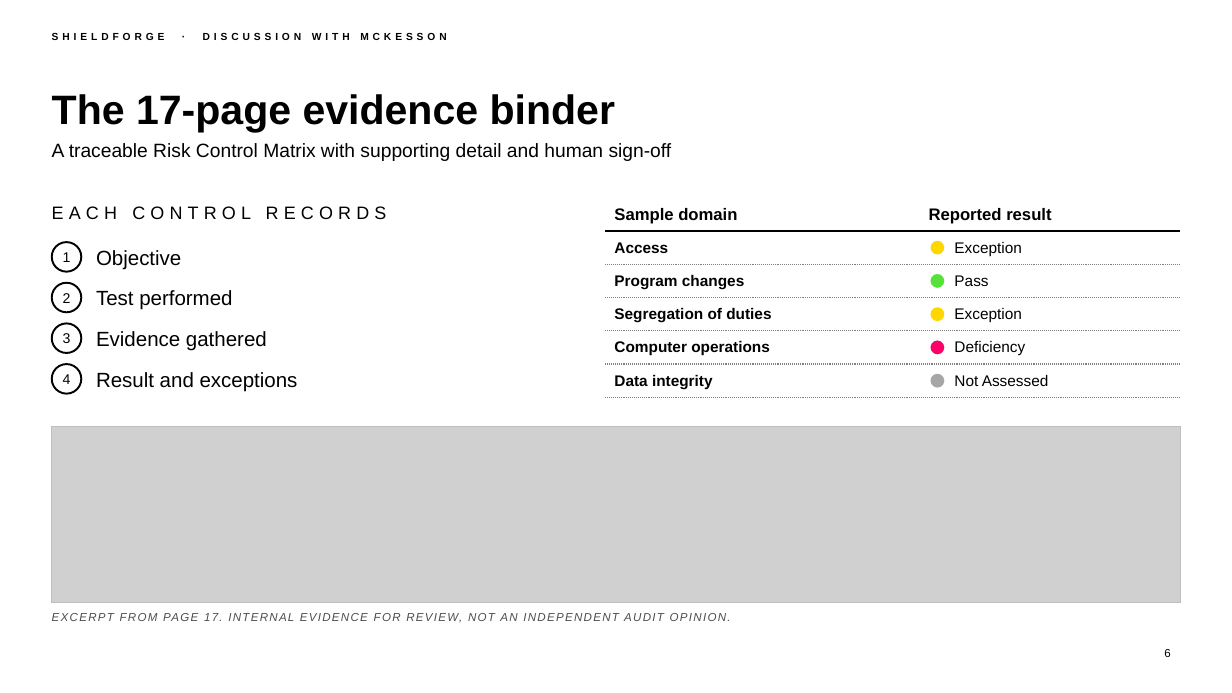
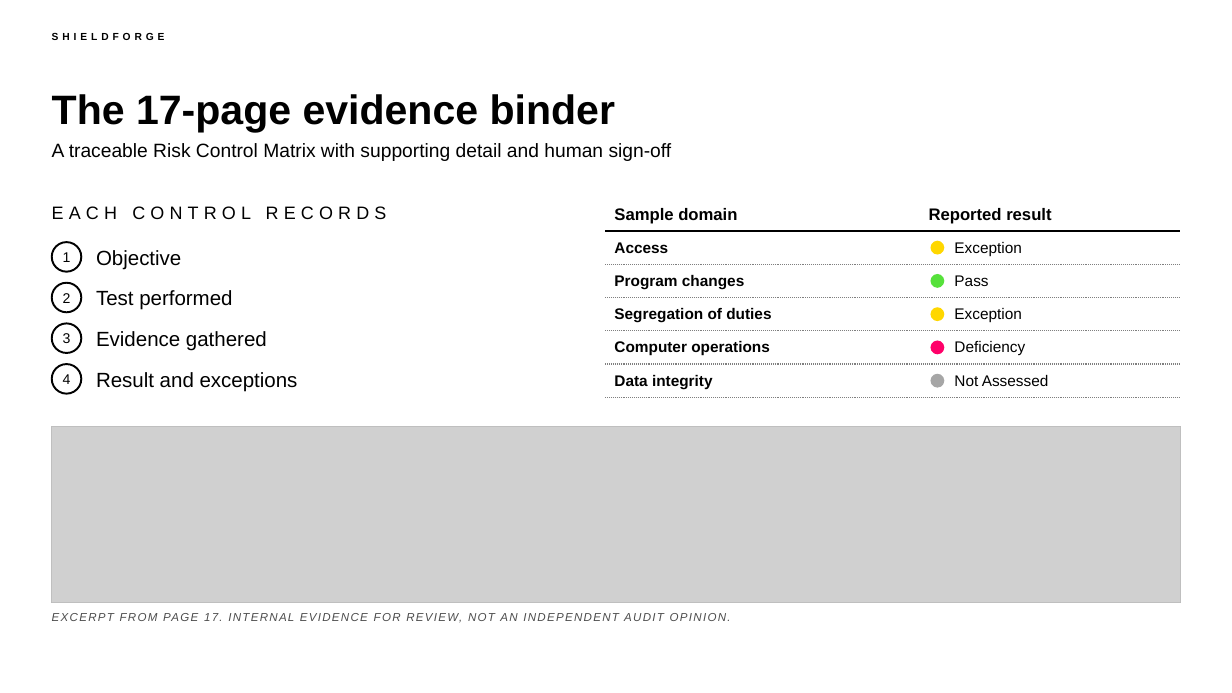
Before and after one commit to chintasurya/Design, a slide deck: slide 6 of docs/ShieldForge-McKesson-IG.pptx. Drawn at 1232x693 pixels with LibreOffice and Linux fonts; fonts in the diff are those of the drawing; grey boxes stand for pictures; background and template pictures are left out. Boxes give left, top, right and bottom in pixels: in the first picture for what was removed or moved away, otherwise in the second. Text is boxed around its words. In the diff, an @@ line names an element or a change of style, - is before the commit and + after.

```diff
--- a/docs/ShieldForge-McKesson-IG.pptx
+++ b/docs/ShieldForge-McKesson-IG.pptx
@@ text at (52, 33, 165, 40): text changed @@
-SHIELDFORGE · DISCUSSION WITH MCKESSON
+SHIELDFORGE
@@ page number removed at (1164, 649, 1170, 657) @@
-6
```
Also in this commit, not shown: 7 other slides changed.
